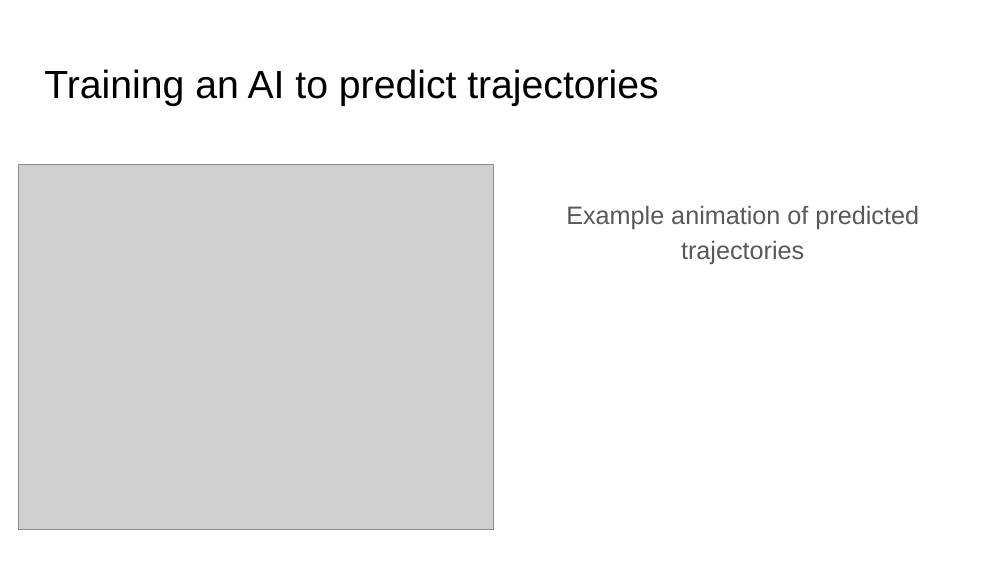
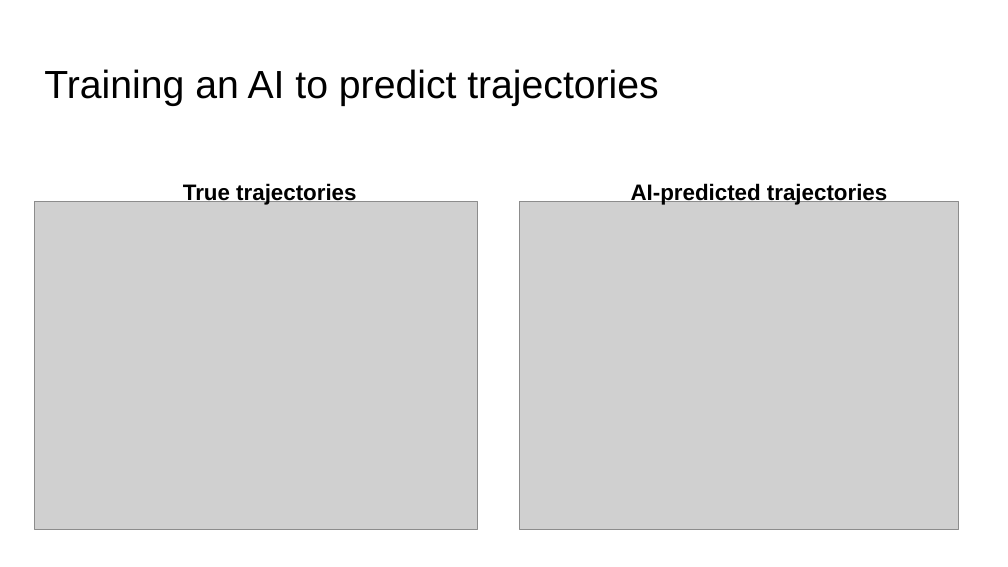
Before and after one commit to Totom3/bohmian-mechanics, a slide deck: slide 5 of presentation/Presentation.pptx. Drawn at 1008x567 pixels with LibreOffice and Linux fonts; fonts in the diff are those of the drawing; grey boxes stand for pictures. Boxes give left, top, right and bottom in pixels: in the first picture for what was removed or moved away, otherwise in the second. Text is boxed around its words. In the diff, an @@ line names an element or a change of style, - is before the commit and + after.

Commit message:
Update presentation files

```diff
--- a/presentation/Presentation.pptx
+++ b/presentation/Presentation.pptx
@@ picture: place and size @@
-picture at (18, 164, 494, 529)
+picture at (34, 202, 478, 529)
@@ text added at (183, 182, 356, 205), 16 pt, text #000000, bold @@
+True trajectories
@@ picture added at (520, 202, 960, 529) @@
@@ text removed at (566, 205, 919, 264) @@
-Example animation of predicted trajectories
@@ text added at (631, 182, 887, 205), 16 pt, text #000000, bold @@
+AI-predicted trajectories
```
Also in this commit, not shown: 4 other slides changed, 1 slide removed, 5 other files.
